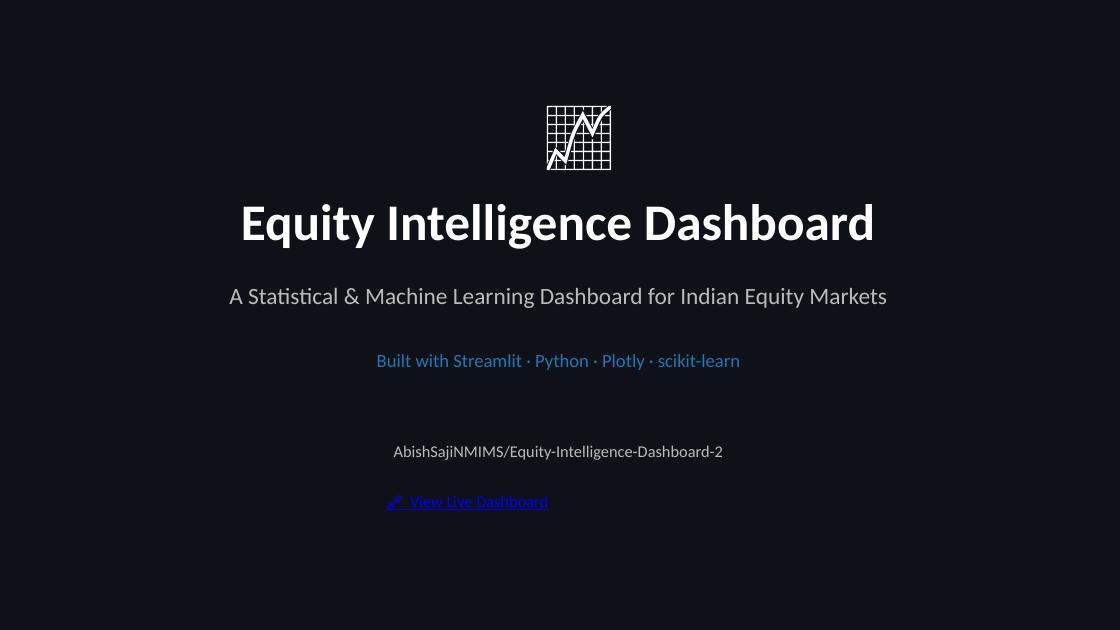
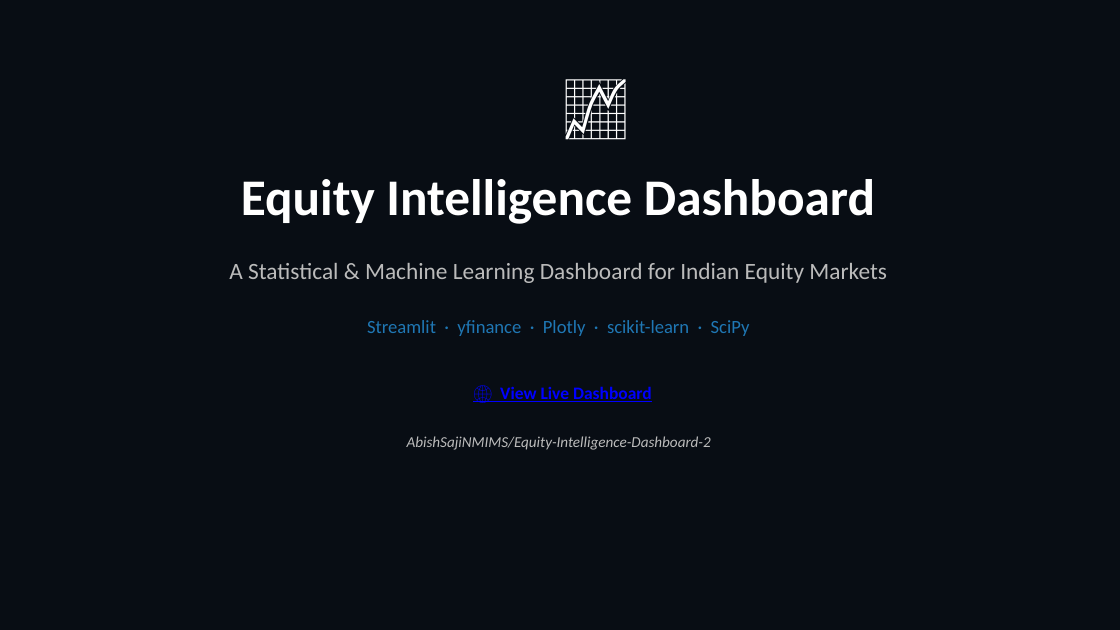
Before and after one commit to AbishSajiNMIMS/Equity-Intelligence-Dashboard-2, a slide deck: slide 1 of Equity_Intelligence_Dashboard_Presentation.pptx. Drawn at 1120x630 pixels with LibreOffice and Linux fonts; fonts in the diff are those of the drawing. Boxes give left, top, right and bottom in pixels: in the first picture for what was removed or moved away, otherwise in the second. Text is boxed around its words. In the diff, an @@ line names an element or a change of style, - is before the commit and + after.

```diff
--- a/Equity_Intelligence_Dashboard_Presentation.pptx
+++ b/Equity_Intelligence_Dashboard_Presentation.pptx
@@ rectangle added at box(0, 0, 1120, 630), fill #080D14 @@
@@ text "📈": place and size @@
-text "📈" at box(496, 84, 664, 185)
+text "📈" at box(513, 59, 681, 143)
@@ text "📈" at box(513, 59, 681, 143): size 60 to 56 pt @@
@@ text "Equity Intelligence Dashboard": place and size @@
-text "Equity Intelligence Dashboard" at box(241, 204, 875, 249)
+text "Equity Intelligence Dashboard" at box(241, 179, 875, 224)
@@ text "A Statistical & Machine Learning ...": place and size @@
-text "A Statistical & Machine Learning ..." at box(229, 288, 887, 308)
+text "A Statistical & Machine Learning ..." at box(229, 263, 887, 283)
@@ text at box(367, 320, 750, 336): text changed @@
-Built with Streamlit · Python · Plotly · scikit-learn
+Streamlit · yfinance · Plotly · scikit-learn · SciPy
@@ text at box(500, 386, 652, 402): text changed; size 14 to 15 pt; bold on @@
-🔗 View Live Dashboard
+🌐 View Live Dashboard
@@ text "AbishSajiNMIMS/Equity-Intelligence-Dashboard-2": place and size @@
-text "AbishSajiNMIMS/Equity-Intelligence-Dashboard-2" at box(394, 445, 723, 460)
+text "AbishSajiNMIMS/Equity-Intelligence-Dashboard-2" at box(407, 436, 711, 450)
@@ text "AbishSajiNMIMS/Equity-Intelligence-Dashboard-2" at box(407, 436, 711, 450): size 14 to 13 pt, italic on @@
```
Also in this commit, not shown: 5 other slides changed, 14 slides added, 7 slides removed.
